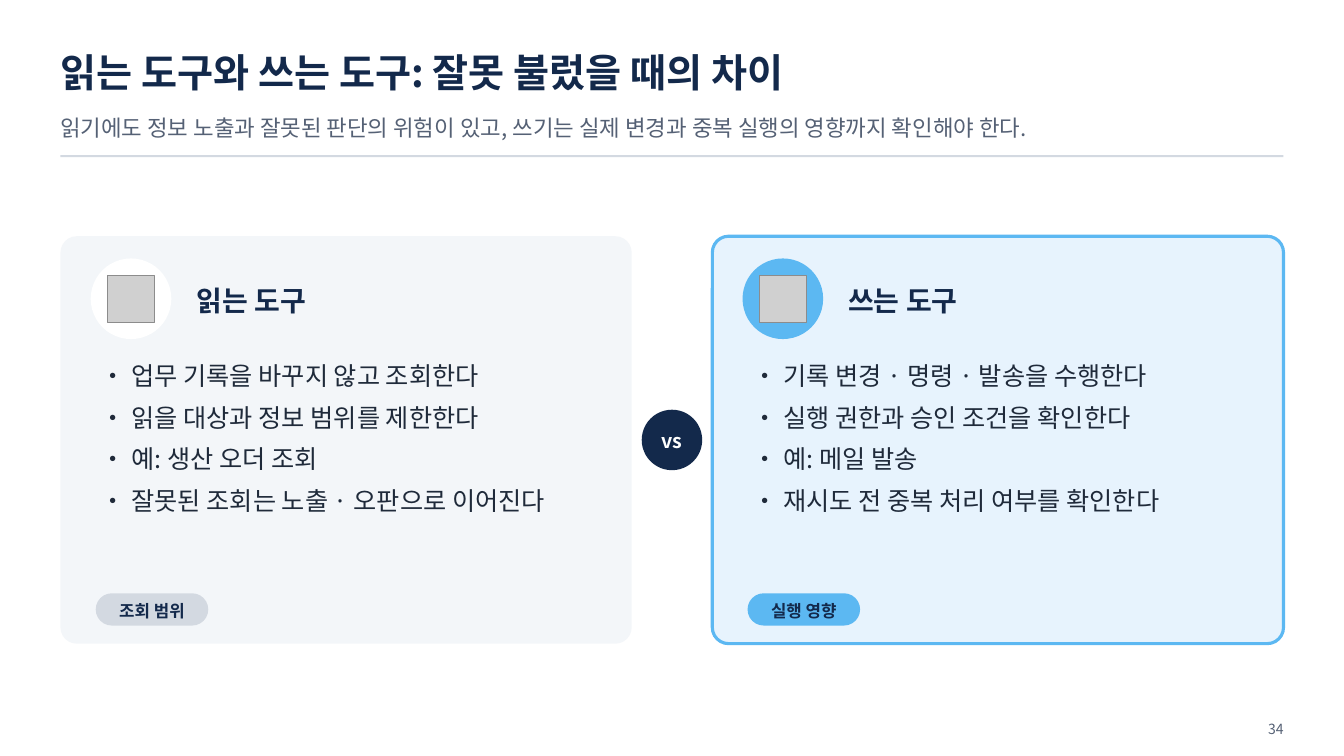
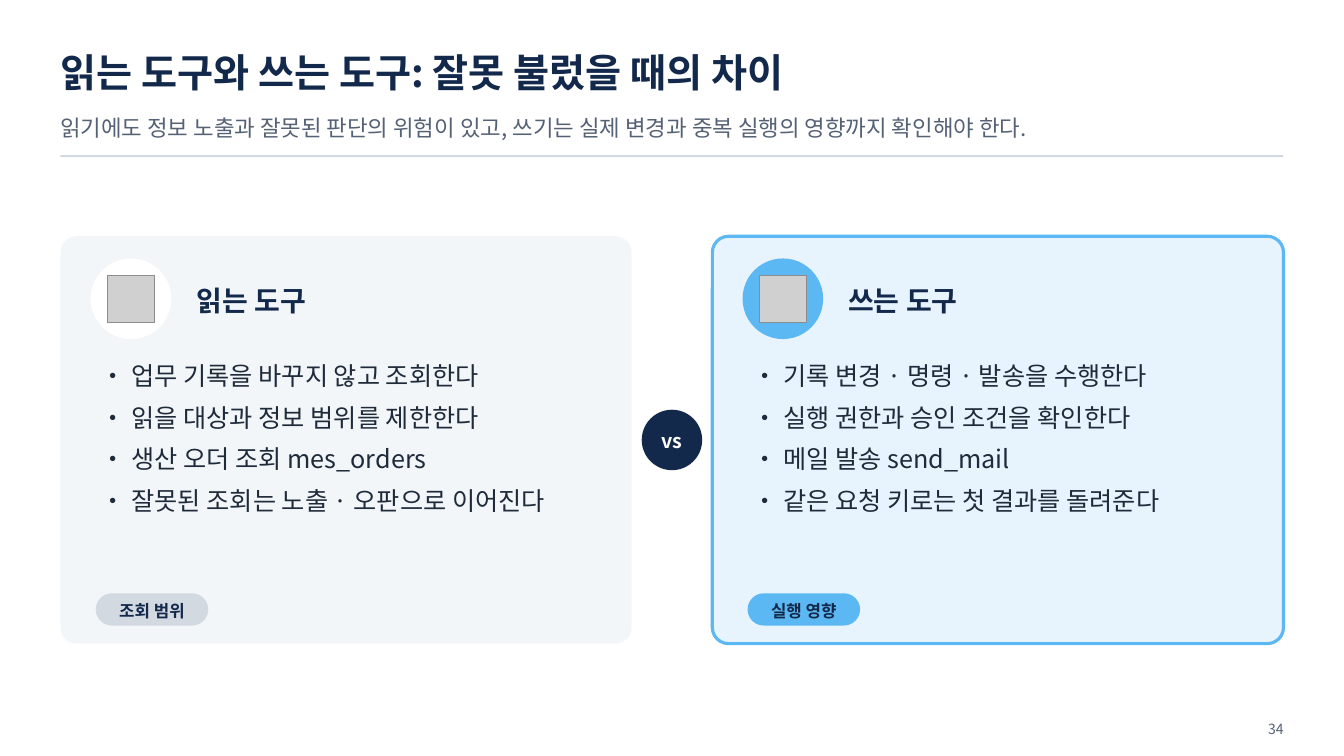
Before and after one commit to uengine-oss/hyd-iot-edu, a slide deck: slide 34 of workspace/강의제작/산출물/통합반/이론_오프라인/06회차/통합반_오프라인_06회차.pptx. Drawn at 1344x756 pixels with LibreOffice and Linux fonts; fonts in the diff are those of the drawing; grey boxes stand for pictures. Boxes give left, top, right and bottom in pixels: in the first picture for what was removed or moved away, otherwise in the second. Text is boxed around its words. In the diff, an @@ line names an element or a change of style, - is before the commit and + after.

Commit message:
통합반 현장 6회차 33~38장 읽기 힌트·허용 목록·도구 배정과 최소 권한을 실제 실행 규칙과 현장 질문으로 검증한다

```diff
--- a/workspace/강의제작/산출물/통합반/이론_오프라인/06회차/통합반_오프라인_06회차.pptx
+++ b/workspace/강의제작/산출물/통합반/이론_오프라인/06회차/통합반_오프라인_06회차.pptx
@@ text at [131,447,427,472]: text changed @@
-• 예: 생산 오더 조회
+• 생산 오더 조회 mes_orders
@@ text at [783,447,1160,512]: text changed @@
-• 예: 메일 발송
-• 재시도 전 중복 처리 여부를 확인한다
+• 메일 발송 send_mail
+• 같은 요청 키로는 첫 결과를 돌려준다
```
Also in this commit, not shown: 5 other slides changed, 10 other files.
